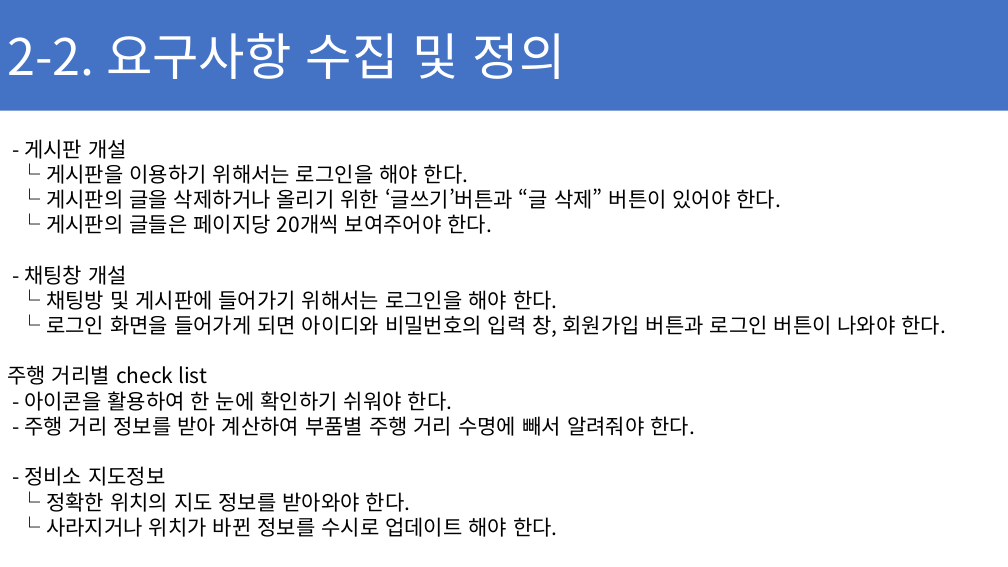
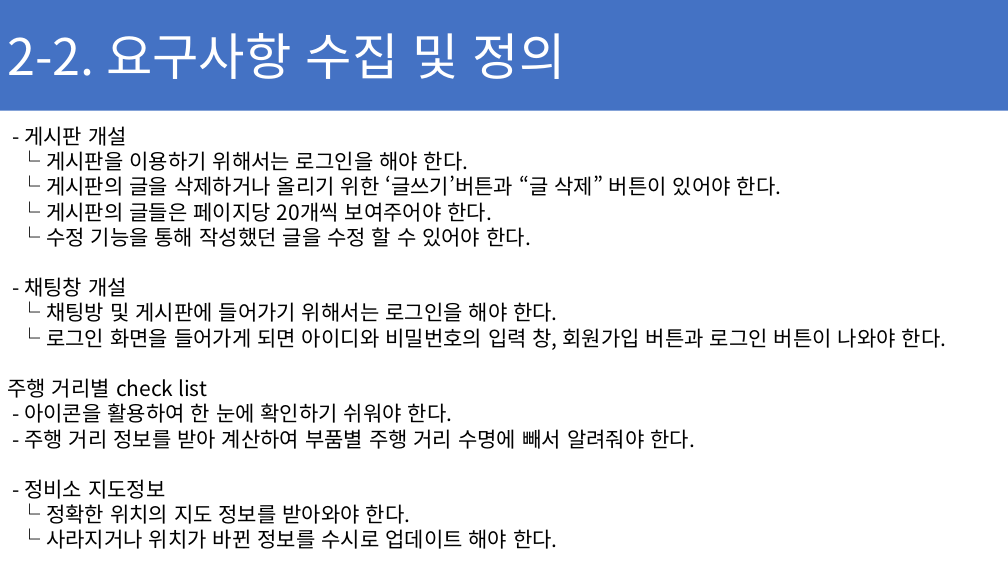
Before and after one commit to ChaeSung-Lee/DJ_InternShip, a slide deck: slide 22 of 2021_Summer/jp.hong/Project_BnC_jph.pptx. Drawn at 1008x567 pixels with LibreOffice and Linux fonts; fonts in the diff are those of the drawing. Boxes give left, top, right and bottom in pixels: in the first picture for what was removed or moved away, otherwise in the second. Text is boxed around its words. In the diff, an @@ line names an element or a change of style, - is before the commit and + after.

```diff
--- a/2021_Summer/jp.hong/Project_BnC_jph.pptx
+++ b/2021_Summer/jp.hong/Project_BnC_jph.pptx
@@ text at (46,227,531,247): paragraph added @@
+└ 수정 기능을 통해 작성했던 글을 수정 할 수 있어야 한다.
```
Also in this commit, not shown: 9 other slides changed, 2 slides added, 1 slide removed.
